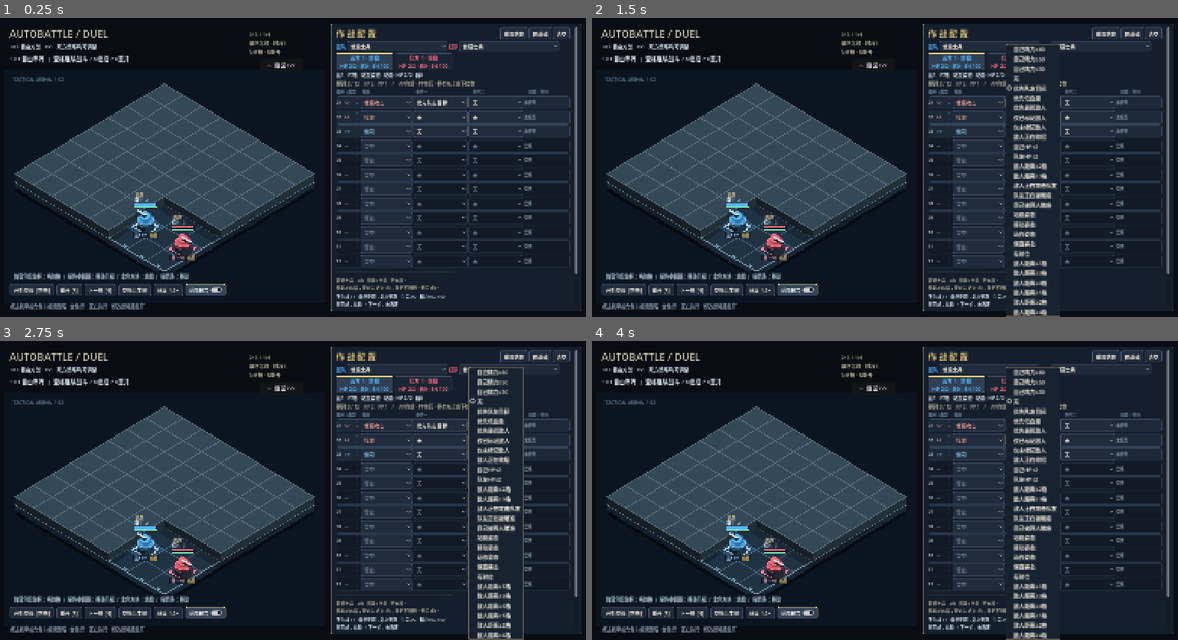
Above: before the commit, frames 1-4 (two rows, left to right).
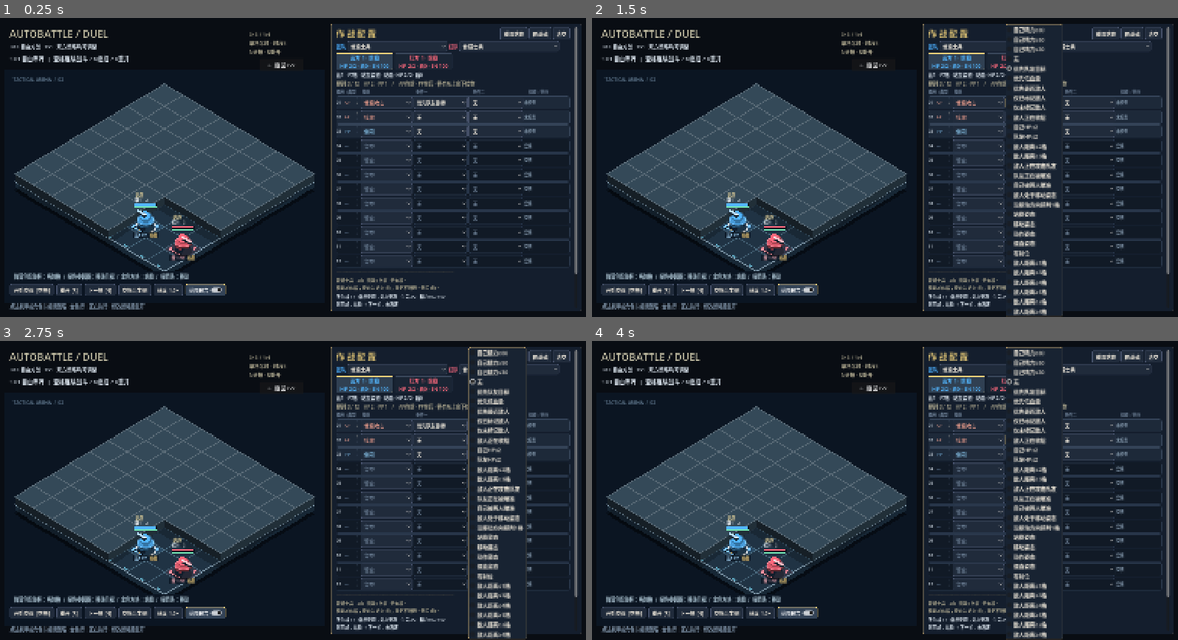
Above: after the commit, the same moments.

Repository: YuanTheouy/test-demo-autobattle
Game: Godot game, scene res://puzzle_arena.tscn
Same seed, same stepped clock (60 frames per second), same inputs: the game is played once before the commit and once after it.
Inputs:
- Up to frame 1 (0.25 s): no input
- Up to frame 2 (1.5 s): click "普通攻击" at 0.5 s; click "优先队友目标" at 1.25 s
- Up to frame 3 (2.75 s): click "无" at 2 s
- Up to frame 4 (4 s): click "接敌" at 2.75 s; click "无" at 3.5 s

The runs differ from the first frame. In frame 1, 0.1% of the frame differs, in the area x 71-82%, y 27-81%; in frame 2, 2.3%; in frame 3, 2.7%, in the area x 71-90%, y 1-100%; in frame 4, 2.3%.

Commit message:
加入可配置的一格吊射预判与移动落点避险

Diff:
--- a/reports/beat-validation.json
+++ b/reports/beat-validation.json
@@ -355,6 +355,14 @@
 		"0.5x/1x/2x use 1.0/0.5/0.25 real seconds per beat",
 		"single-step animation follows the same new baseline"
 	],
+	"prediction": [
+		"same two-beat straight movement: current-cell lob misses, one-cell prediction hits; identical cost/CD/timing and visible warning",
+		"stopping, turning and PP dodge can defeat the prediction; no lookahead into next_segment or homing",
+		"wall/outside/range/nonmoving/no-direction/unsupported-skill skip prediction and select ordinary fallback",
+		"modifier works in either condition column; invalid nearest target does not hide another valid moving target",
+		"prediction preserves mandatory standing preparation",
+		"prediction demo preset and both condition columns survive editor rebuilding"
+	],
 	"shooting": {
 		"checks": [
 			"standing shot: beat1 aim, beat2 impact, beat3 recovery completes standing",
--- a/scripts/beat_battle.gd
+++ b/scripts/beat_battle.gd
@@ -3,13 +3,14 @@
 const Beat = preload("res://scripts/beat_simulation.gd")
 const BASE_PLAYBACK_RATE := 0.5
 const SOLDIER_PRESET := 9
-# Exact configurations from the 3x3 strategy benchmark (ids 5, 7, 3, 19).
-const DUEL_PRESET_NAMES := ["吊射→远敌＋侧闪", "接敌→吊射＋侧闪", "吊射→接敌＋侧闪", "近身远敌→吊射＋侧闪"]
+# First four match benchmark ids 5, 7, 3, 19; the fifth demonstrates configurable prediction.
+const DUEL_PRESET_NAMES := ["吊射→远敌＋侧闪", "接敌→吊射＋侧闪", "吊射→接敌＋侧闪", "近身远敌→吊射＋侧闪", "预判吊射→接敌＋侧闪"]
 const DUEL_PRESET_AP := [
 	[["普通攻击", "无", "无"], ["远敌", "无", "无"]],
 	[["接敌", "无", "无"], ["普通攻击", "无", "无"]],
 	[["普通攻击", "无", "无"], ["接敌", "无", "无"]],
-	[["远敌", "敌人距离≤2格", "无"], ["普通攻击", "无", "无"]]
+	[["远敌", "敌人距离≤2格", "无"], ["普通攻击", "无", "无"]],
+	[["普通攻击", "敌人处于移动姿态", "沿移动方向预判1格"], ["普通攻击", "无", "无"], ["接敌", "无", "无"]]
 ]
 var soldier_hint: Label
 var arena_mode_button: Button
@@ -114,12 +115,12 @@
 	for node in get_children():
 		if node is Label and node.text == "AUTOBATTLE": node.text = "AUTOBATTLE / BEAT"
 	for picker in preset_menus:
-		picker.tooltip_text = "切换会重开战斗并保留布阵。末尾四套为3×3实测策略；AP从上到下检查，PP均为侧闪。"
+		picker.tooltip_text = "切换会重开战斗并保留布阵。末尾包含四套3×3实测策略及一套预判演示；AP从上到下检查，PP均为侧闪。"
 		for offset in range(DUEL_PRESET_NAMES.size()):
 			var lines: Array[String] = []
 			for rule in DUEL_PRESET_AP[offset]:
-				lines.append(rule[0] + ("〔" + rule[1] + "〕" if rule[1] != "无" else ""))
-			picker.get_popup().set_item_tooltip(SOLDIER_PRESET + 1 + offset, "AP：" + " → ".join(lines) + "\nPP：侧闪〔无条件〕\n实测克制与出生位置有关，不保证每局获胜。")
+				lines.append(rule[0] + ("〔" + rule[1] + "〕" if rule[1] != "无" else "") + ("〔" + rule[2] + "〕" if rule[2] != "无" else ""))
+			picker.get_popup().set_item_tooltip(SOLDIER_PRESET + 1 + offset, "AP：" + " → ".join(lines) + "\nPP：侧闪〔无条件〕\n克制与出生位置有关；预判演示尚未做胜率评测。")
 	update_beat_menus()
 	soldier_hint = text_label(self, "普通士兵对练\n2血 · 单格吊射1伤害\n射程4格 · 射击3拍 · 独立CD6拍\n无大招", 14)
 	soldier_hint.position = Vector2(700, 35)
@@ -148,8 +149,9 @@
 		for column in range(3):
 			var menu: OptionButton = menus[column]
 			if column > 0:
+				menu.add_theme_font_size_override("font_size", 13)
 				for item in range(menu.item_count): menu.set_item_text(item, small_hp_condition(menu.get_item_text(item)))
-			var additions: Array = ["站稳", "接敌", "远敌", "向左移动", "向右移动", "向上移动", "向下移动"] if column == 0 else ["站稳姿态", "移动姿态", "动作姿态", "僵直姿态", "有射位", "敌人距离≤1格", "敌人距离≤2格", "敌人距离≤3格", "敌人距离≤4格", "敌人距离≥1格", "敌人距离≥2格", "敌人距离≥3格", "敌人距离≥4格"]
+			var additions: Array = ["站稳", "接敌", "远敌", "向左移动", "向右移动", "向上移动", "向下移动"] if column == 0 else ["敌人处于移动姿态", "沿移动方向预判1格", "站稳姿态", "移动姿态", "动作姿态", "僵直姿态", "有射位", "敌人距离≤1格", "敌人距离≤2格", "敌人距离≤3格", "敌人距离≤4格", "敌人距离≥1格", "敌人距离≥2格", "敌人距离≥3格", "敌人距离≥4格"]
 			for label in additions:
 				var found := false
 				for item in range(menu.item_count):
@@ -161,11 +163,16 @@
 			if column == 0:
 				for item in range(menu.item_count): menu.get_popup().set_item_tooltip(item, beat_help(menu.get_item_text(item)))
 				menu.tooltip_text = beat_help(entries[index].rule[0]) if index < entries.size() else beat_help("留空")
-			elif index < entries.size(): menu.tooltip_text = entries[index].rule[column]
+			else:
+				for item in range(menu.item_count):
+					var option := menu.get_item_text(item)
+					if option == "沿移动方向预判1格": menu.get_popup().set_item_tooltip(item, "瞄准修饰，仅限普通吊射：按敌人公开的移动方向瞄前方1格。落点锁定、不追踪；出界、墙格或超射程则跳过本规则。")
+					elif option == "敌人处于移动姿态": menu.get_popup().set_item_tooltip(item, "目标筛选：只选择当前处于有方向移动姿态的敌人，不读取其下一拍动作。")
+				if index < entries.size(): menu.tooltip_text = entries[index].rule[column]
 
 func beat_help(skill: String) -> String:
 	if skill in ["接敌", "远敌", "后撤"]: return "%s：按地形路径代价选择一个相邻空格，%s。每次只移动一格（2拍）；同向可续走，转向先站立1拍。无内置停止距离，不检查是否已能攻击；是否执行由条件和优先级决定。无可改善距离的一步时检查下条规则。" % [skill, "降低到目标的路径距离" if skill == "接敌" else "增加到目标的路径距离"]
-	if skill in ["普通攻击", "点射"]: return "单格吊射：曼哈顿距离≤4格，允许斜向选格、越墙，只命中瞄准时锁定的1格，不追踪目标。需站立：非站立先花1拍站立，再瞄准预警1拍 → 目标格结算1拍 → 后摇1拍，结束恢复站立。瞄准可被侧闪取消；击发不可取消；后摇可取消，但侧闪后需重新站立。消耗15精力。独立CD6拍，从开火起算，与后摇重叠；没有公共CD。"
+	if skill in ["普通攻击", "点射"]: return "单格吊射：曼哈顿距离≤4格，允许斜向选格、越墙，只命中瞄准时锁定的1格，不追踪目标。可用条件“沿移动方向预判1格”改变锁定落点。需站立：非站立先花1拍站立，再瞄准预警1拍 → 目标格结算1拍 → 后摇1拍，结束恢复站立。瞄准可被侧闪取消；击发不可取消；后摇可取消，但侧闪后需重新站立。消耗15精力。独立CD6拍，从开火起算，与后摇重叠；没有公共CD。"
 	if skill == "站稳": return "耗1拍，移动姿态恢复站稳；不跨格。高级技能必须先站稳。预设附加有射位条件，可排序、改条件或删除。"
 	if skill in Beat.MOVE or skill in ["向左移动", "向右移动", "向上移动", "向下移动"]: return "普通移动2拍一格；同方向可以连续走，换方向前自动站立1拍。移动硬直只能用PP侧闪取消；侧闪1拍一格，结束为有方向的移动姿态，同向可接普通移动，换向先站立1拍。减速时普通移动额外1拍。"
 	if skill == "侧闪": return "真实预警触发，1拍跨入安全相邻格，耗20精力。前摇取消退款，后摇取消不退款，释放硬直/碰撞中禁用；无安全格不触发。结束保留侧闪方向的移动姿态，同向接普通移动无需站立；转向或普攻须先站立。"
--- /dev/null
+++ b/scripts/beat_prediction_validation.gd
@@ -0,0 +1,79 @@
+extends RefCounted
+const Beat = preload("res://scripts/beat_simulation.gd")
+const Cases = preload("res://scripts/beat_validation.gd")
+
+static func fixture(game, predict := true):
+	var sim = Cases.fixture(game)
+	sim.units[2].cell = Vector2i(4, 3)
+	sim.units[2].pose = "移动"
+	sim.units[2].trend = Vector2i.RIGHT
+	sim.loadouts[0].active = [["普通攻击", "敌人处于移动姿态", "沿移动方向预判1格"], ["普通攻击", "无", "无"]] if predict else [["普通攻击", "无", "无"]]
+	sim.loadouts[2].active = [["向右移动", "无", "无"]]
+	return sim
+
+static func run(game) -> Array:
+	var checks: Array = []
+	for predict in [false, true]:
+		var sim = fixture(game, predict)
+		sim.tick()
+		assert(sim.units[0].lock_cells == [Vector2i(5 if predict else 4, 3)])
+		assert(sim.units[0].energy == 85 and sim.shots == 0)
+		# The very same lock feeds both the telegraph and the actual strike.
+		var warnings := preload("res://scripts/beat_telegraph.gd").cells(sim, 0.0)
+		assert(warnings.any(func(w): return w.cell == sim.units[0].lock_cells[0]))
+		sim.tick()
+		assert(sim.units[2].cell == Vector2i(5, 3))
+		assert(sim.units[2].hp == (1 if predict else 2))
+		assert(sim.units[0].skill_cds["点射"] == 6 * Beat.SECONDS and sim.shots == 1)
+	checks.append("same two-beat straight movement: current-cell lob misses, one-cell prediction hits; identical cost/CD/timing and visible warning")
+	for response in ["站稳", "向上移动", "侧闪"]:
+		var sim = fixture(game)
+		if response == "侧闪": sim.loadouts[2].reaction = [["侧闪", "无", "无"]]
+		else: sim.loadouts[2].active = [[response, "无", "无"]]
+		sim.tick()
+		assert(sim.units[0].lock_cells == [Vector2i(5, 3)], "Do not read hidden next action, even if target plans to stop or turn")
+		sim.tick()
+		assert(sim.units[0].lock_cells == [Vector2i(5, 3)] and sim.units[2].hp == 2, "No tracking after initial lock")
+	checks.append("stopping, turning and PP dodge can defeat the prediction; no lookahead into next_segment or homing")
+	for invalid in ["wall", "edge", "range", "standing", "no_direction", "wrong_skill"]:
+		var sim = fixture(game)
+		match invalid:
+			"wall": sim.blocked_cells.append(Vector2i(5, 3))
+			"edge": sim.units[0].cell = Vector2i(5, 3); sim.units[2].cell = Vector2i(7, 3)
+			"range": sim.units[0].cell = Vector2i(0, 3)
+			"standing": sim.units[2].pose = "站稳"; sim.units[2].trend = Vector2i.ZERO
+			"no_direction": sim.units[2].trend = Vector2i.ZERO
+			"wrong_skill": sim.loadouts[0].active[0][0] = "火矢"
+		sim.tick()
+		assert(sim.units[0].rule_slot == 1 and sim.units[0].lock_cells == [sim.units[2].cell], "Invalid prediction must fall through without spending an extra action")
+		assert(sim.units[0].energy == 85 and sim.units[0].frame_triggers == 1)
+	checks.append("wall/outside/range/nonmoving/no-direction/unsupported-skill skip prediction and select ordinary fallback")
+	var swapped = fixture(game)
+	swapped.loadouts[0].active[0] = ["普通攻击", "沿移动方向预判1格", "敌人处于移动姿态"]
+	swapped.tick()
+	assert(swapped.units[0].lock_cells == [Vector2i(5, 3)])
+	var filtered = fixture(game)
+	filtered.blocked_cells.append(Vector2i(5, 3))
+	filtered.units[3].hp = Beat.MAX_HP
+	filtered.units[3].cell = Vector2i(3, 4)
+	filtered.units[3].pose = "移动"
+	filtered.units[3].trend = Vector2i.RIGHT
+	filtered.tick()
+	assert(filtered.units[0].target == 3 and filtered.units[0].lock_cells == [Vector2i(4, 4)])
+	checks.append("modifier works in either condition column; invalid nearest target does not hide another valid moving target")
+	var sim = fixture(game)
+	sim.units[0].pose = "移动"
+	sim.units[0].trend = Vector2i.UP
+	sim.tick()
+	assert(sim.units[0].phase == "射击站立" and sim.units[0].energy == 100 and sim.units[0].lock_cells.is_empty())
+	checks.append("prediction preserves mandatory standing preparation")
+	game.apply_preset(0, game.SOLDIER_PRESET + 5)
+	game.choose_editor_unit(0)
+	game.rebuild_editor()
+	assert(game.loadouts[0].active[0] == ["普通攻击", "敌人处于移动姿态", "沿移动方向预判1格"])
+	for column in [1, 2]:
+		var menu: OptionButton = game.editor_rows[0].menus[column]
+		assert(menu.get_item_text(menu.selected) == game.loadouts[0].active[0][column])
+	checks.append("prediction demo preset and both condition columns survive editor rebuilding")
+	print("PREDICTION PASSED: straight-move hit, stop/turn/dodge counterplay, fixed telegraph, invalid fallback and editor persistence")
+	return checks
--- a/scripts/beat_simulation.gd
+++ b/scripts/beat_simulation.gd
@@ -235,6 +235,7 @@
 		"有射位": return target >= 0 and ranged(u, snapshot[target], "点射")
 		"站稳姿态": return posture(u) == "站立姿态"
 		"移动姿态": return posture(u) == "移动姿态"
+		"敌人处于移动姿态", "沿移动方向预判1格": return target >= 0 and posture(snapshot[target]) == "移动姿态" and snapshot[target].trend in [Vector2i.LEFT, Vector2i.RIGHT, Vector2i.UP, Vector2i.DOWN]
 		"动作姿态": return posture(u) == "动作姿态"
 		"僵直姿态": return posture(u) == "僵直姿态"
 		"自己精力≥80": return u.energy >= 80
@@ -257,6 +258,15 @@
 			return count >= 2
 	return true
 
+func aim_cell(u: Dictionary, target: Dictionary, rule: Array) -> Vector2i:
+	# Read only public endpoint posture/direction, never the opponent's planned action.
+	if "沿移动方向预判1格" not in rule: return target.cell
+	if rule[0] not in ["普通攻击", "点射"] or posture(target) != "移动姿态": return Vector2i(-1, -1)
+	if target.trend not in [Vector2i.LEFT, Vector2i.RIGHT, Vector2i.UP, Vector2i.DOWN]: return Vector2i(-1, -1)
+	var landing: Vector2i = target.cell + target.trend
+	if not legal(landing) or distance(u.cell, landing) > NORMAL_RANGE: return Vector2i(-1, -1)
+	return landing
+
 func target_for(u: Dictionary, rule: Array, snapshot: Array, shooting: bool, eligible: Array = []) -> int:
 	var candidates: Array = []
 	for v in snapshot:
@@ -264,6 +274,7 @@
 		if not eligible.is_empty() and v.uid not in eligible: continue
 		if not condition(u, v.uid, rule[1], snapshot) or not condition(u, v.uid, rule[2], snapshot): continue
 		if shooting and not ranged(u, v, rule[0]): continue
+		if "沿移动方向预判1格" in rule and aim_cell(u, v, rule) == Vector2i(-1, -1): continue
 		candidates.append(v.uid)
 	var ally := ally_of(u, snapshot)
 	if "优先队友目标" in rule and ally >= 0 and snapshot[ally].target in candidates: return snapshot[ally].target
@@ -452,6 +463,8 @@
 	var threatened := false
 	for cells in dangers:
 		if u.cell in cells: threatened = true
+		# A public warning can cover the cell this bot is already committed to enter.
+		if u.mode == "移动硬直" and u.left <= 1 and u.move_target in cells: threatened = true
 	if not threatened: return Vector2i.ZERO
 	for d in directions(u):
 		var c: Vector2i = u.cell + d
@@ -641,7 +654,8 @@
 			return
 		if skill == "留空": continue
 		select_rule(u, "active", slot, skill)
-		start_attack(u, target, actual, snapshot[target].cell)
+		start_attack(u, target, actual, aim_cell(u, snapshot[target], rule))
+		if "沿移动方向预判1格" in rule: u.reason += "；预判落点 " + name_of(u.lock_cells[0])
 		advance_attack(u)
 		return
 	u.phase = u.pose
--- a/scripts/beat_validation.gd
+++ b/scripts/beat_validation.gd
@@ -266,6 +266,7 @@
 	report.normal_lob = validate_normal_lob(game)
 	report.shot_postures = validate_shot_postures(game)
 	report.dodge_movement_pose = validate_dodge_pose(game)
+	report.prediction = preload("res://scripts/beat_prediction_validation.gd").run(game)
 	report.tactical_movement = validate_tactical_movement(game)
 	report.boundary = validate_boundaries(game)
 	report.animate_then_settle = validate_live_steps(game)
--- a/scripts/puzzle_battle.gd
+++ b/scripts/puzzle_battle.gd
@@ -22,6 +22,9 @@
 		if child is Label and child.text == "AUTOBATTLE / BEAT": child.text = "AUTOBATTLE / DUEL"
 	if "--duel-presets-demo" in OS.get_cmdline_user_args():
 		apply_preset(0, SOLDIER_PRESET + 1)
+		apply_preset(1, SOLDIER_PRESET + 2)
+	if "--prediction-demo" in OS.get_cmdline_user_args():
+		apply_preset(0, SOLDIER_PRESET + 5)
 		apply_preset(1, SOLDIER_PRESET + 2)
 	choose_editor_unit(0)
 	refresh_ui()
Binary file changed: reports/puzzle-preview.png
Not shown, added: scripts/beat_prediction_validation.gd.uid
Not shown, changed: README.md
Not shown, changed: docs/beat-combat.md
